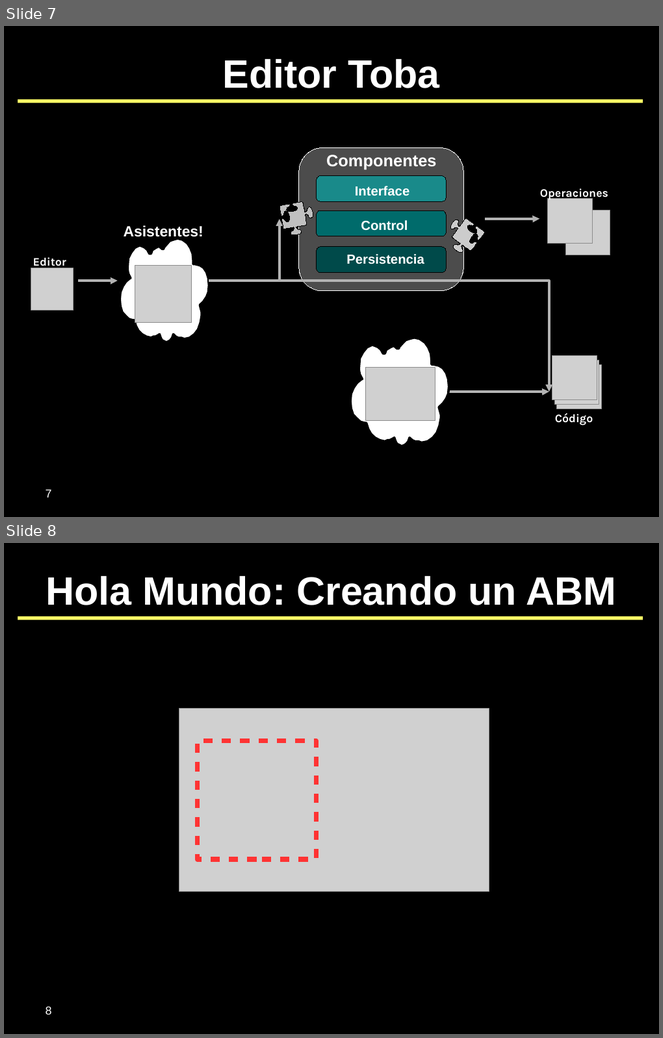
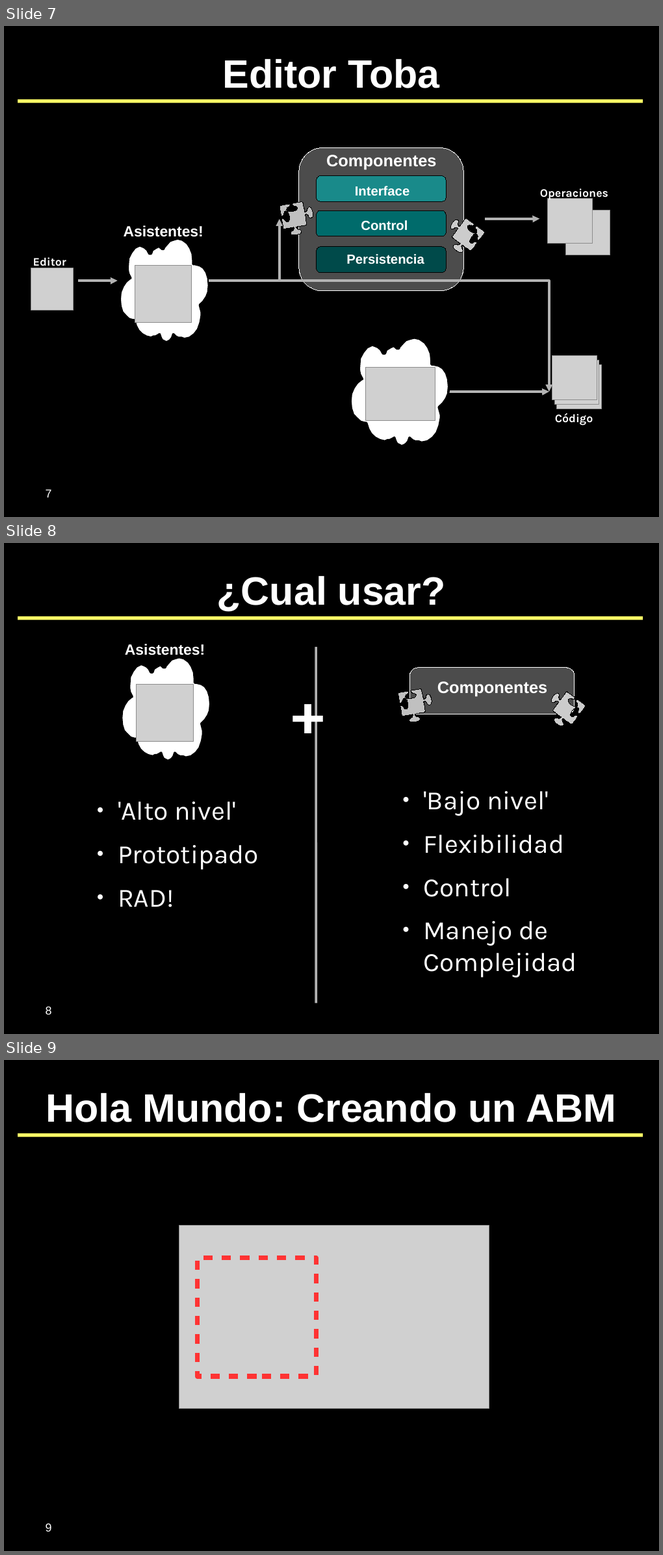
Before and after one commit to SIU-Toba/framework, a slide deck: doc/presentaciones/2007 - CafeConf.odp. Shown one above the other, each under a label of ours: slides 7 and 8 before the commit, slides 7, 8 and 9 after it. The pictures are 663x1038 and 663x1555 pixels, drawn with LibreOffice and Linux fonts; fonts in the diff are those of the drawing; grey boxes stand for pictures; background and template pictures are left out. Boxes give left, top, right and bottom in pixels: in the first picture for what was removed or moved away, otherwise in the second. Text is boxed around its words. In the diff, an @@ line names an element or a change of style, - is before the commit and + after.

Commit message:
Otra slide más

```diff
--- a/doc/presentaciones/2007 - CafeConf.odp
+++ b/doc/presentaciones/2007 - CafeConf.odp
@@ slide 8 added at box(4, 543, 659, 1034), background #000000; not listed: 1 template element that a slide beside it also shows @@
@@ title added at box(217, 576, 446, 612), 48 pt, text #FFFFFF, bold @@
+¿Cual usar?
@@ freeform shape added at box(121, 657, 210, 761), fill #FFFFFF, outline #000000 2.83 pt @@
@@ text added at box(125, 644, 205, 659), 18 pt, text #FFFFFF, bold @@
+Asistentes!
@@ line added from (316, 647) to (316, 1004), #B3B3B3 2.83 pt @@
@@ text added at box(286, 672, 348, 746), 72 pt, text #FFFFFF, bold @@
++
@@ picture added at box(136, 685, 193, 742) @@
@@ group added at box(398, 668, 586, 732): 2 freeform shapes, 1 rounded rectangle, 1 text @@
+Componentes
@@ text added at box(423, 791, 577, 978), 32 pt, text #FFFFFF @@
+● 'Bajo nivel'
+● Flexibilidad
+● Control
+● Manejo de Complejidad
@@ text added at box(118, 802, 259, 908), 32 pt, text #FFFFFF @@
+● 'Alto nivel'
+● Prototipado
+● RAD!
@@ page number added at box(46, 1006, 52, 1015), 14 pt, text #FFFFFF @@
+8
@@ what was slide 8 is now slide 9 @@
@@ page number at box(46, 1523, 52, 1532): text changed @@
-8
+9
```
